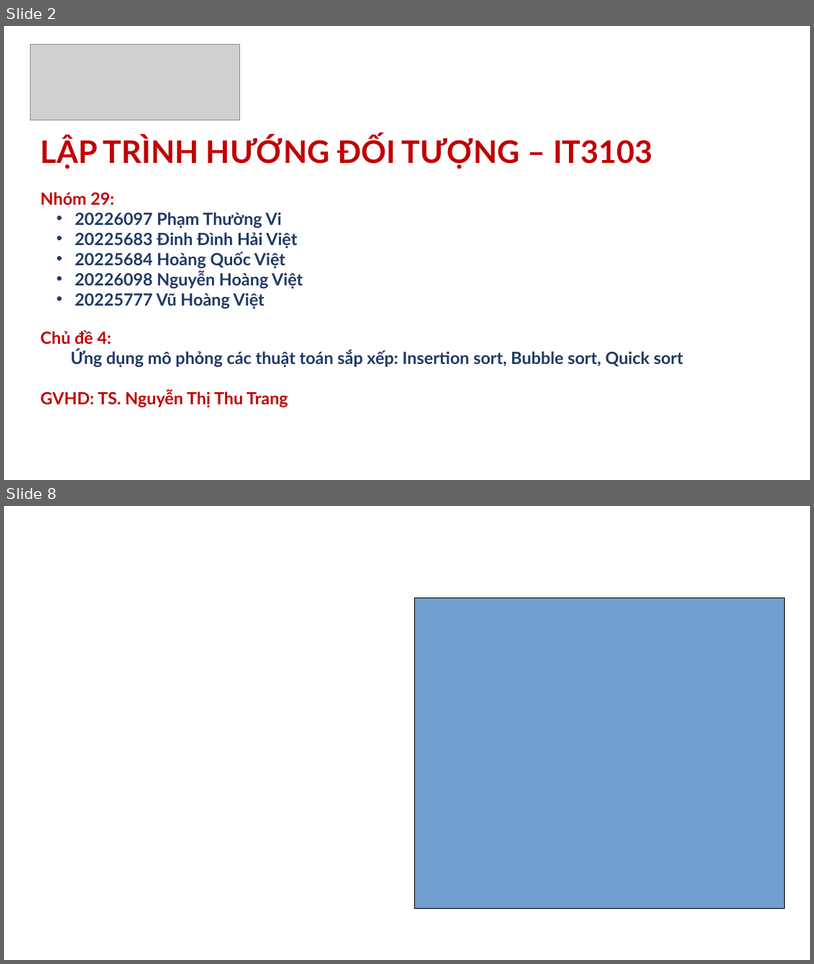
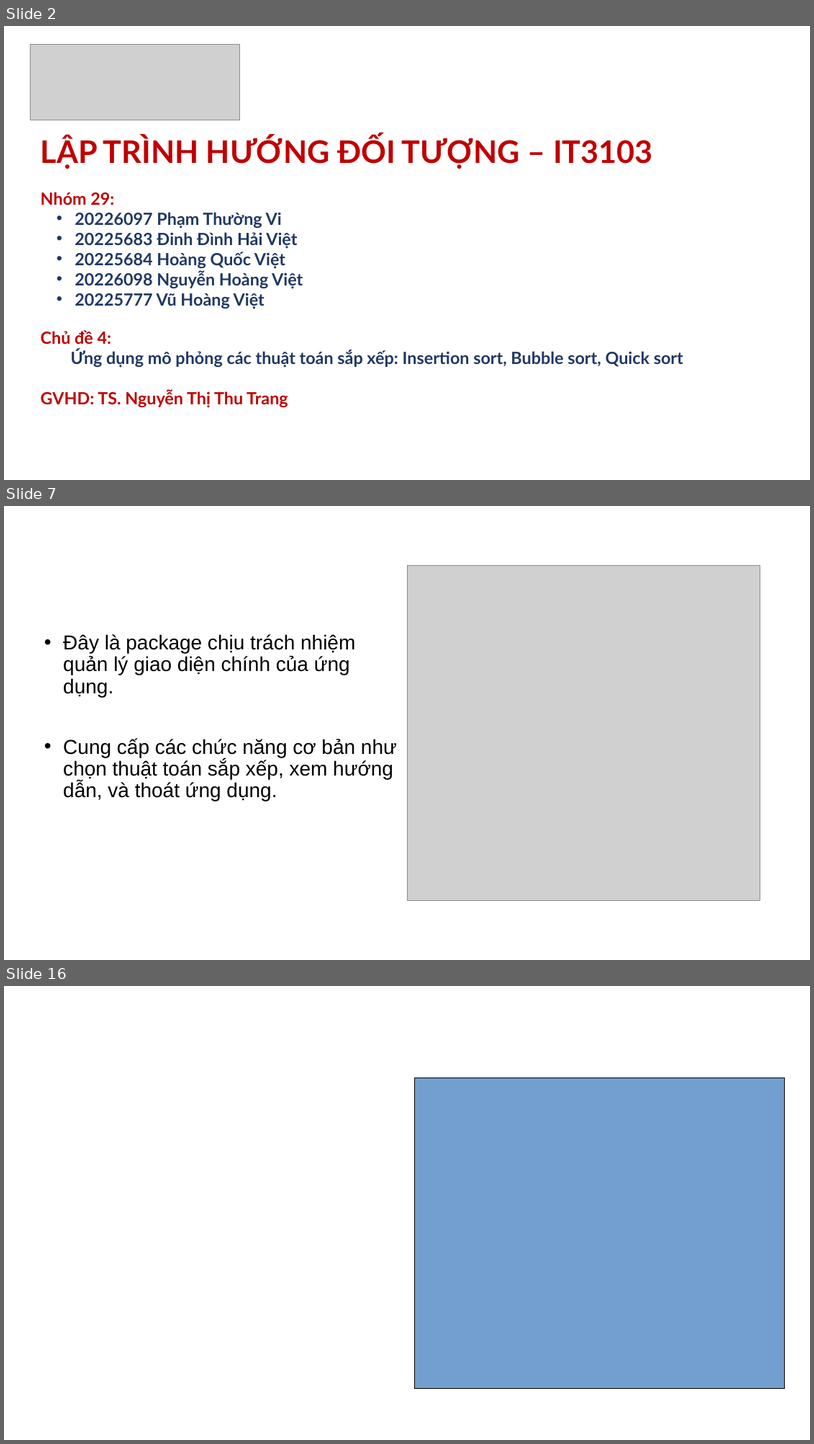
Before and after one commit to vitegod/LTHDT.20241-29, a slide deck: presentation/Slide_Nhóm 29.pptx. Shown one above the other, each under a label of ours: slides 2 and 8 before the commit, slides 2, 7 and 16 after it; the slides between them are not shown. The pictures are 814x964 and 814x1444 pixels, drawn with LibreOffice and Linux fonts; fonts in the diff are those of the drawing; grey boxes stand for pictures; background and template pictures are left out. Boxes give left, top, right and bottom in pixels: in the first picture for what was removed or moved away, otherwise in the second. Text is boxed around its words. In the diff, an @@ line names an element or a change of style, - is before the commit and + after.

```diff
--- a/presentation/Slide_Nhóm 29.pptx
+++ b/presentation/Slide_Nhóm 29.pptx
@@ slide 7 added at box(4, 506, 810, 960), background picture (left out) @@
@@ title added at box(44, 521, 771, 580), 28 pt, text #FFFFFF @@
+Package MainMenu
@@ picture added at box(407, 565, 760, 901) @@
@@ subtitle added at box(63, 634, 397, 800), 24 pt, text #000000 @@
+• Đây là package chịu trách nhiệm quản lý giao diện chính của ứng dụng.
+• Cung cấp các chức năng cơ bản như chọn thuật toán sắp xếp, xem hướng dẫn, và thoát ứng dụng.
@@ what was slide 8 is now slide 16 @@
```
Also in this commit, not shown: 12 other slides added, 5 slides removed.
